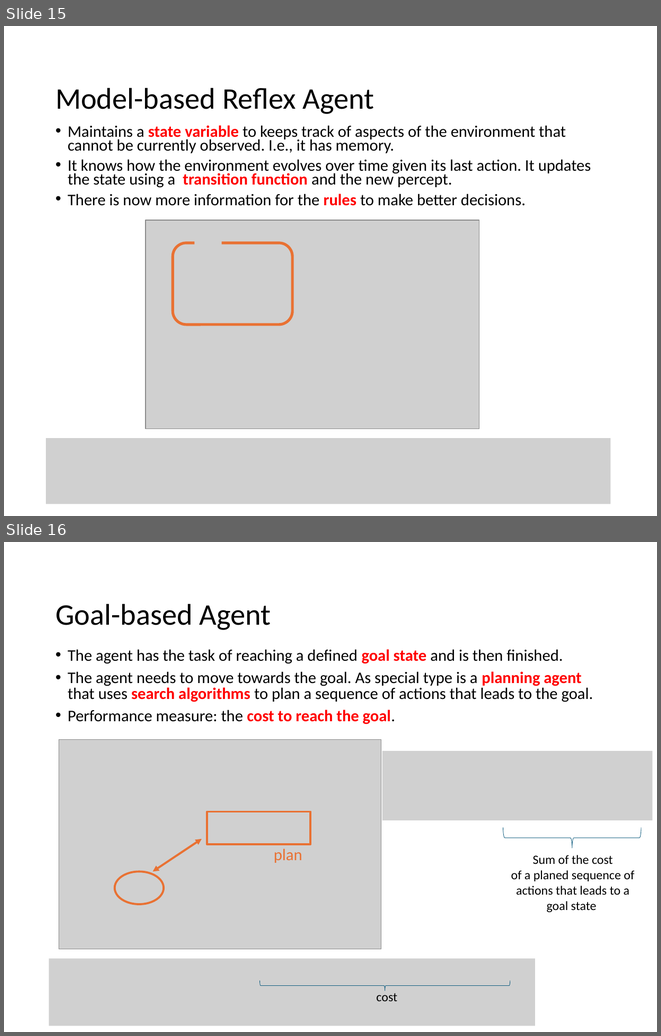
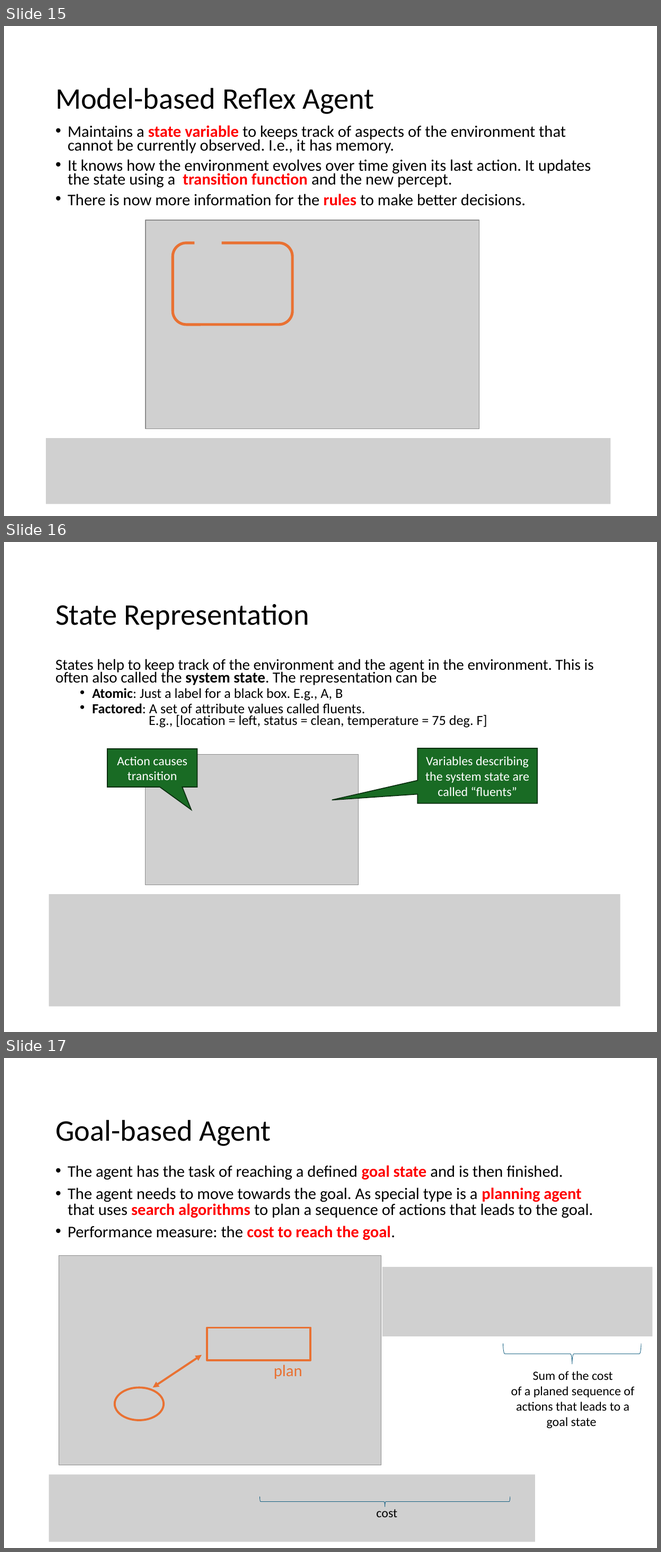
Before and after one commit to mhahsler/CS7320-AI, a slide deck: slides/02_agents_discussion.pptx. Shown one above the other, each under a label of ours: slides 15 and 16 before the commit, slides 15, 16 and 17 after it. The pictures are 661x1036 and 661x1552 pixels, drawn with LibreOffice and Linux fonts; fonts in the diff are those of the drawing; grey boxes stand for pictures. Boxes give left, top, right and bottom in pixels: in the first picture for what was removed or moved away, otherwise in the second. Text is boxed around its words. In the diff, an @@ line names an element or a change of style, - is before the commit and + after.

```diff
--- a/slides/02_agents_discussion.pptx
+++ b/slides/02_agents_discussion.pptx
@@ slide 16 added at bbox=[4, 542, 657, 1032], background #FFFFFF @@
@@ title added at bbox=[55, 604, 309, 629], 33 pt, text #000000 @@
+State Representation
@@ text added at bbox=[55, 659, 594, 728], 15.3 pt, text #000000 @@
+States help to keep track of the environment and the agent in the environment. This is often also called the system state. The representation can be
+  • Atomic: Just a label for a black box. E.g., A, B
+  • Factored: A set of attribute values called fluents.
+    E.g., [location = left, status = clean, temperature = 75 deg. F]
@@ speech box added at bbox=[417, 748, 537, 803], fill #196B24, outline #0B2F10 1 pt, 14 pt, text #FFFFFF @@
+Variables describing the system state are called “fluents”
@@ speech box added at bbox=[107, 749, 197, 787], fill #196B24, outline #0B2F10 1 pt, 14 pt, text #FFFFFF @@
+Action causes transition
@@ picture added at bbox=[146, 754, 359, 885] @@
@@ picture added at bbox=[49, 894, 620, 1006] @@
@@ what was slide 16 is now slide 17 @@
```
Also in this commit, not shown: 2 other slides added, 1 slide removed.
